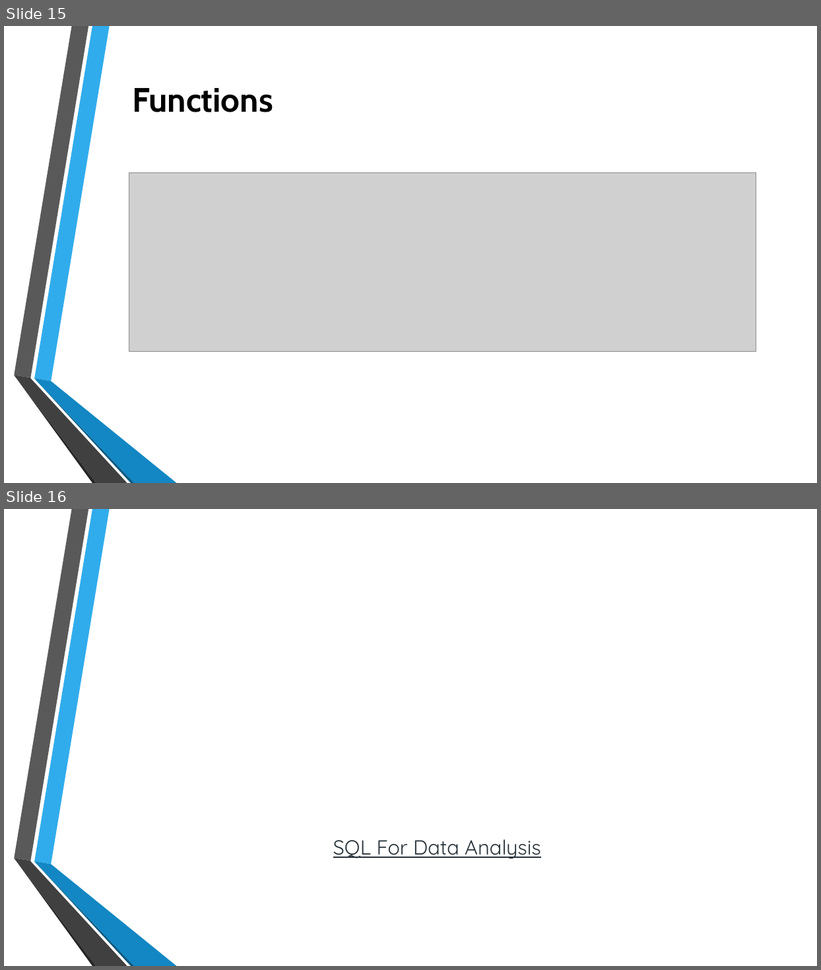
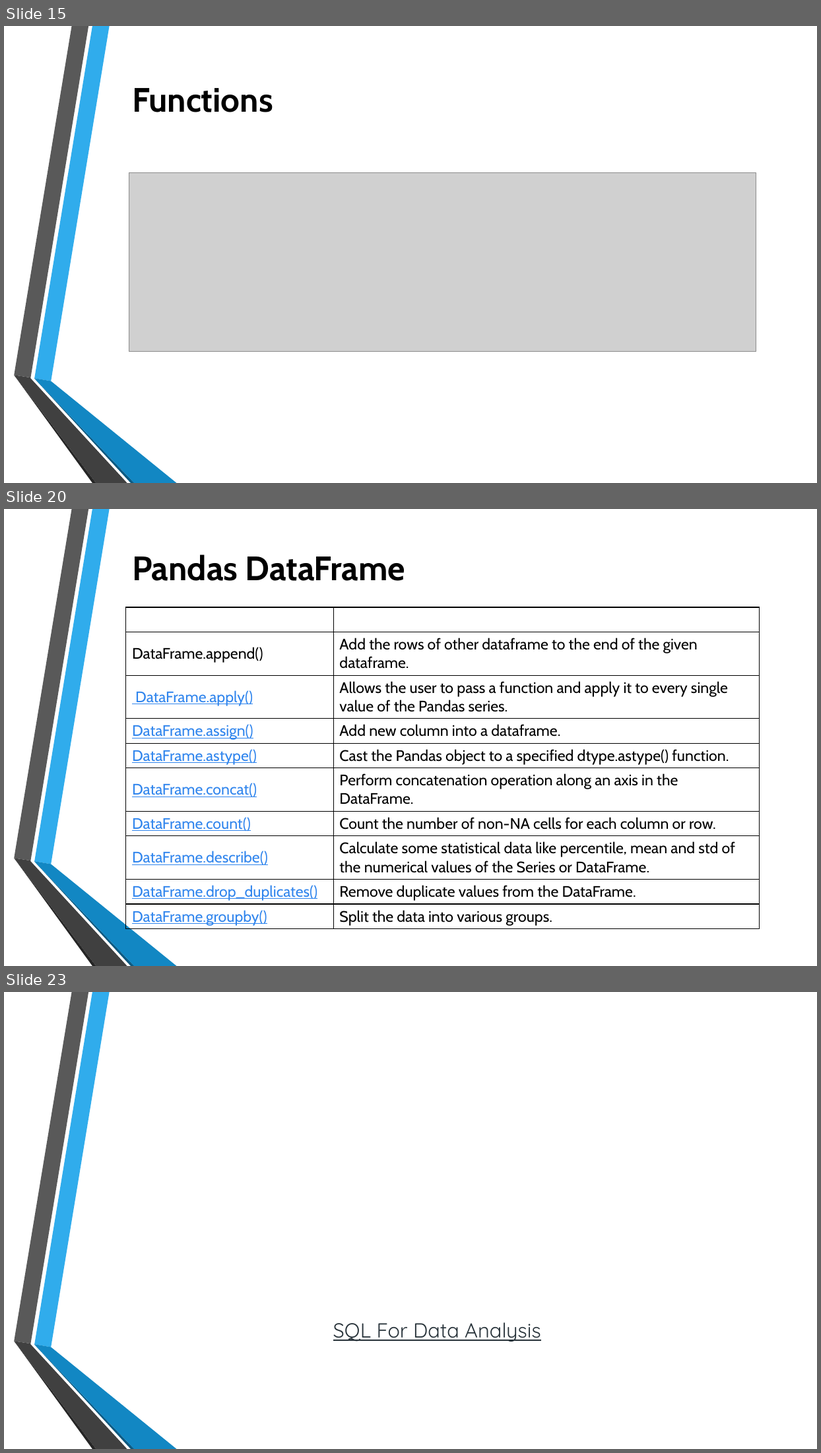
Before and after one commit to thetnaingtunerp/dax, a slide deck: PythonDAX/Data Analysis with Python.pptx. Shown one above the other, each under a label of ours: slides 15 and 16 before the commit, slides 15, 20 and 23 after it; the slides between them are not shown. The pictures are 821x970 and 821x1453 pixels, drawn with LibreOffice and Linux fonts; fonts in the diff are those of the drawing; grey boxes stand for pictures; background and template pictures are left out. Boxes give left, top, right and bottom in pixels: in the first picture for what was removed or moved away, otherwise in the second. Text is boxed around its words. In the diff, an @@ line names an element or a change of style, - is before the commit and + after.

```diff
--- a/PythonDAX/Data Analysis with Python.pptx
+++ b/PythonDAX/Data Analysis with Python.pptx
@@ slide 20 added at [4,509,817,966], background picture (left out); not listed: 6 template elements that a slide beside it also shows @@
@@ title added at [132,555,406,581], 40 pt, text #000000, bold @@
+Pandas DataFrame
@@ table added at [126,607,759,929], 10 rows, 2 columns @@
+ | 
+DataFrame.append() | Add the rows of other dataframe to the end of the given dataframe.
+DataFrame.apply() | Allows the user to pass a function and apply it to every single value of the Pandas series.
+DataFrame.assign() | Add new column into a dataframe.
+DataFrame.astype() | Cast the Pandas object to a specified dtype.astype() function.
+DataFrame.concat() | Perform concatenation operation along an axis in the DataFrame.
+DataFrame.count() | Count the number of non-NA cells for each column or row.
+DataFrame.describe() | Calculate some statistical data like percentile, mean and std of the numerical values of the Series or DataFrame.
+DataFrame.drop_duplicates() | Remove duplicate values from the DataFrame.
+DataFrame.groupby() | Split the data into various groups.
@@ what was slide 16 is now slide 23 @@
```
Also in this commit, not shown: 6 other slides added.
